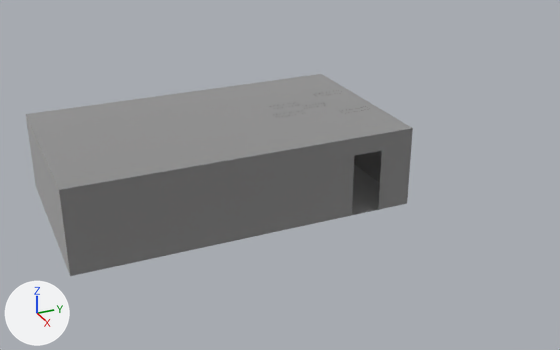
Two versions of the glTF model assets/3d/office/office.glb, one commit apart.
The view is the same before and after, from a 50 mm lens placed at (38.8, -18.4, 17.7), pointed at (2.0, -1.9, -0.7). Arrows for +X, +Y and +Z are at lower left; the lights stay in place. The older version comes first. Where no turn or scale is listed for an object, it has been applied to the vertices. Vertices at exactly the same position are counted once.

The first picture shows 'office'.
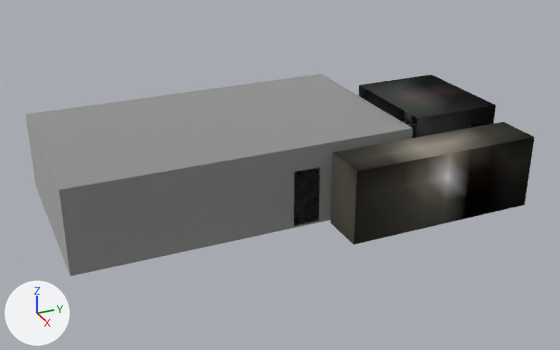
Pixel boxes (x1, y1, x2, y2) of what changed, in the pictures (560 x 350 px):
'office', reshaped, rescaled (31% wider)
    before: (26, 74, 413, 276)
    after: (26, 74, 534, 276)
part 1 of me_office, added
    after: (26, 74, 534, 276)

The change, as a list of edits to the scene's bpy script:
```text
Add mat_marks:
    mat_marks = bpy.data.materials.new('marks')
    mat_marks.use_nodes = True; mat_marks.node_tree.nodes.clear()
    _N = mat_marks.node_tree.nodes; _L = mat_marks.node_tree.links
    n0 = _N.new('ShaderNodeBsdfPrincipled'); n0.name = 'Principled BSDF'
    n0.inputs[1].default_value = 1.0  # 'Metallic'
    n0.inputs[2].default_value = 1.0  # 'Roughness'
    n1 = _N.new('ShaderNodeOutputMaterial'); n1.name = 'Material Output'
    n2 = _N.new('ShaderNodeVertexColor'); n2.name = 'Color Attribute'
    _L.new(n0.outputs[0], n1.inputs[0])  # 'BSDF' to 'Surface'
    _L.new(n2.outputs[0], n0.inputs[0])  # 'Color' to 'Base Color'
Add mat_glass:
    mat_glass = bpy.data.materials.new('glass')
    mat_glass.use_nodes = True; mat_glass.node_tree.nodes.clear()
    _N = mat_glass.node_tree.nodes; _L = mat_glass.node_tree.links
    n0 = _N.new('ShaderNodeBsdfPrincipled'); n0.name = 'Principled BSDF'
    n0.inputs[1].default_value = 1.0  # 'Metallic'
    n0.inputs[2].default_value = 1.0  # 'Roughness'
    n1 = _N.new('ShaderNodeOutputMaterial'); n1.name = 'Material Output'
    n2 = _N.new('ShaderNodeVertexColor'); n2.name = 'Color Attribute'
    _L.new(n0.outputs[0], n1.inputs[0])  # 'BSDF' to 'Surface'
    _L.new(n2.outputs[0], n0.inputs[0])  # 'Color' to 'Base Color'
Add mat_concrete:
    mat_concrete = bpy.data.materials.new('concrete')
    mat_concrete.use_nodes = True; mat_concrete.node_tree.nodes.clear()
    _N = mat_concrete.node_tree.nodes; _L = mat_concrete.node_tree.links
    n0 = _N.new('ShaderNodeBsdfPrincipled'); n0.name = 'Principled BSDF'
    n0.inputs[1].default_value = 1.0  # 'Metallic'
    n0.inputs[2].default_value = 1.0  # 'Roughness'
    n1 = _N.new('ShaderNodeOutputMaterial'); n1.name = 'Material Output'
    n2 = _N.new('ShaderNodeVertexColor'); n2.name = 'Color Attribute'
    _L.new(n0.outputs[0], n1.inputs[0])  # 'BSDF' to 'Surface'
    _L.new(n2.outputs[0], n0.inputs[0])  # 'Color' to 'Base Color'
Change me_office:
    used by ob_office; location = (0.0, 0.0, 0.0)
    remove me_office.from_pydata(...)  # 960 vertices, 1110 faces; spans x -5.5..5.5, y -14.5..4.5, z -2.2..2.4
    add me_office.from_pydata(...)  # 5616 vertices, 7904 faces; spans x -5632.0..8602.0, y -14848.0..10752.0, z -2253.0..2970.0
    me_office part 1: 5520 vertices added at x -5632.0..8602.0, y -14848.0..10752.0, z -2253.0..2970.0
    other edits to the shape of me_office do not show in these pictures
    add me_office.materials.append(mat_marks)
    add me_office.materials.append(mat_concrete)
    add me_office.materials.append(mat_glass)
Change ob_office:
    ob_office.scale: (1.0, 1.0, 1.0) -> (0.000977, 0.000977, 0.000977)
```
